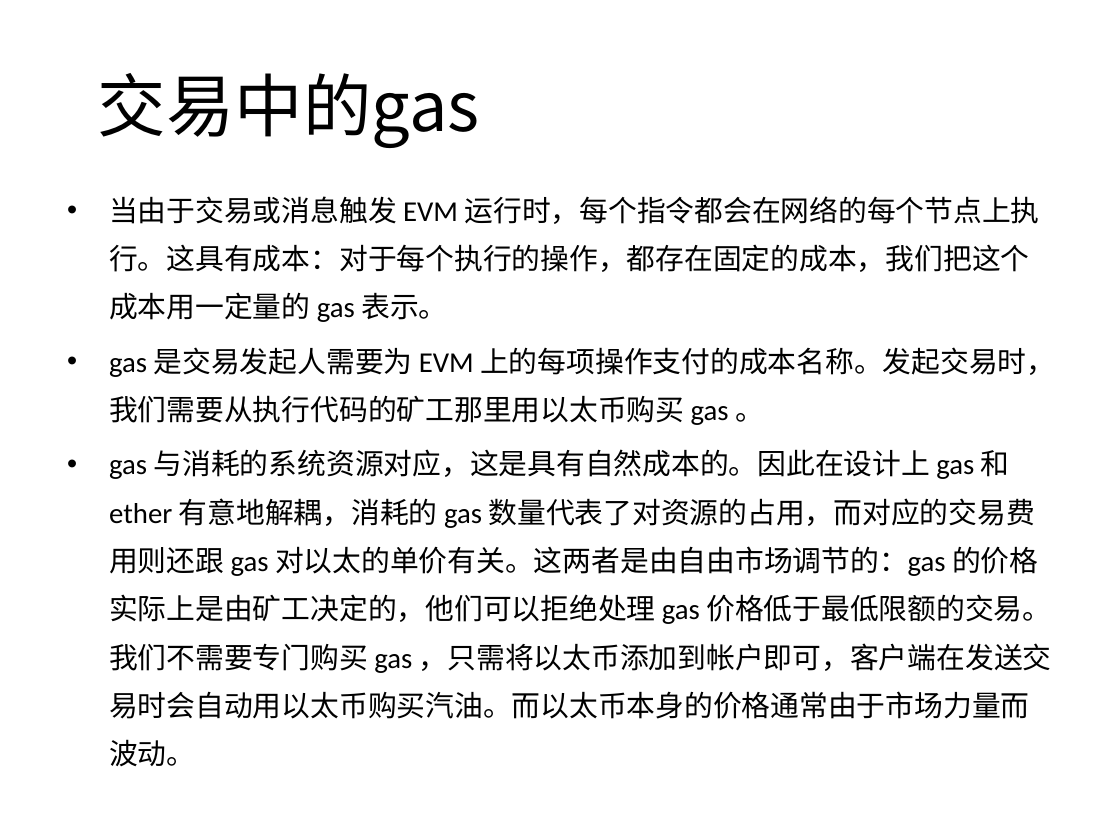
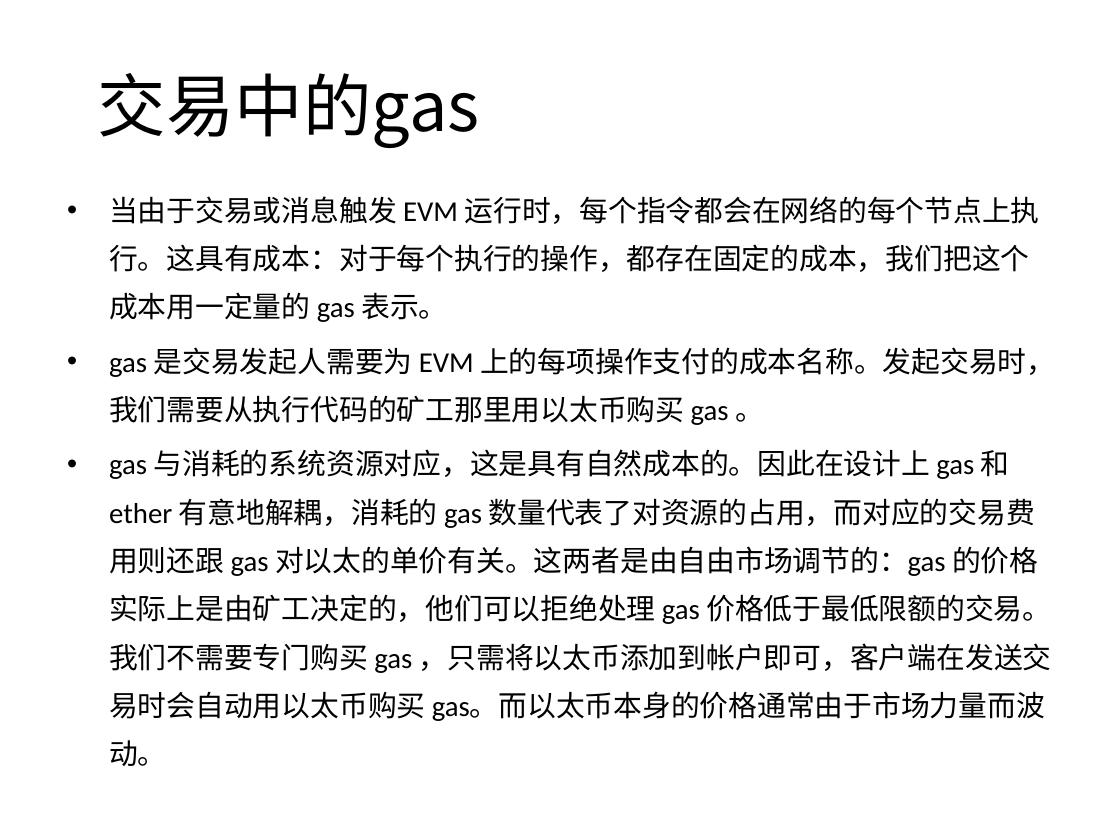
Before and after one commit to confucianzuoyuan/blockchain-tutorial, a slide deck: slide 6 of 以太坊教程/4_2_以太坊交易详解.pptx. Drawn at 1120x840 pixels with LibreOffice and Linux fonts; fonts in the diff are those of the drawing. Boxes give left, top, right and bottom in pixels: in the first picture for what was removed or moved away, otherwise in the second. Text is boxed around its words. In the diff, an @@ line names an element or a change of style, - is before the commit and + after.

```diff
--- a/以太坊教程/4_2_以太坊交易详解.pptx
+++ b/以太坊教程/4_2_以太坊交易详解.pptx
@@ text at (109,449,1052,766): text changed @@
-• gas 与消耗的系统资源对应，这是具有自然成本的。因此在设计上 gas 和ether 有意地解耦，消耗的 gas 数量代表了对资源的占用，而对应的交易费用则还跟 gas 对以太的单价有关。这两者是由自由市场调节的：gas 的价格实际上是由矿工决定的，他们可以拒绝处理 gas 价格低于最低限额的交易。我们不需要专门购买 gas ，只需将以太币添加到帐户即可，客户端在发送交易时会自动用以太币购买汽油。而以太币本身的价格通常由于市场力量而波动。
+• gas 与消耗的系统资源对应，这是具有自然成本的。因此在设计上 gas 和ether 有意地解耦，消耗的 gas 数量代表了对资源的占用，而对应的交易费用则还跟 gas 对以太的单价有关。这两者是由自由市场调节的：gas 的价格实际上是由矿工决定的，他们可以拒绝处理 gas 价格低于最低限额的交易。我们不需要专门购买 gas ，只需将以太币添加到帐户即可，客户端在发送交易时会自动用以太币购买 gas。而以太币本身的价格通常由于市场力量而波动。
```
Also in this commit, not shown: 1 other file.
